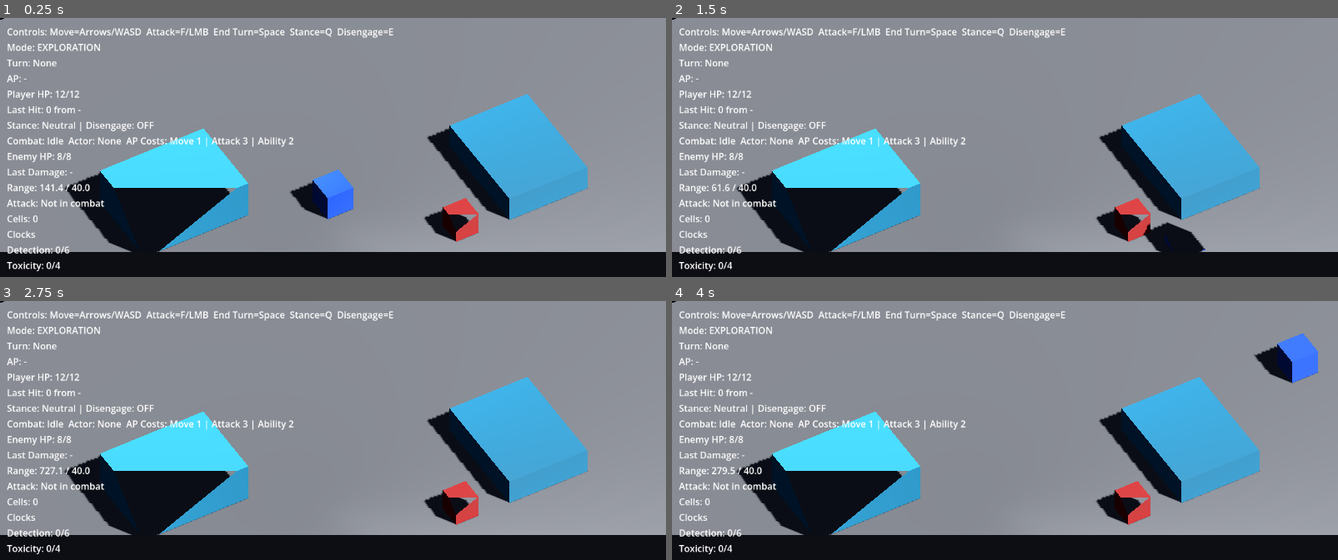
Above: before the commit, frames 1-4 (two rows, left to right).
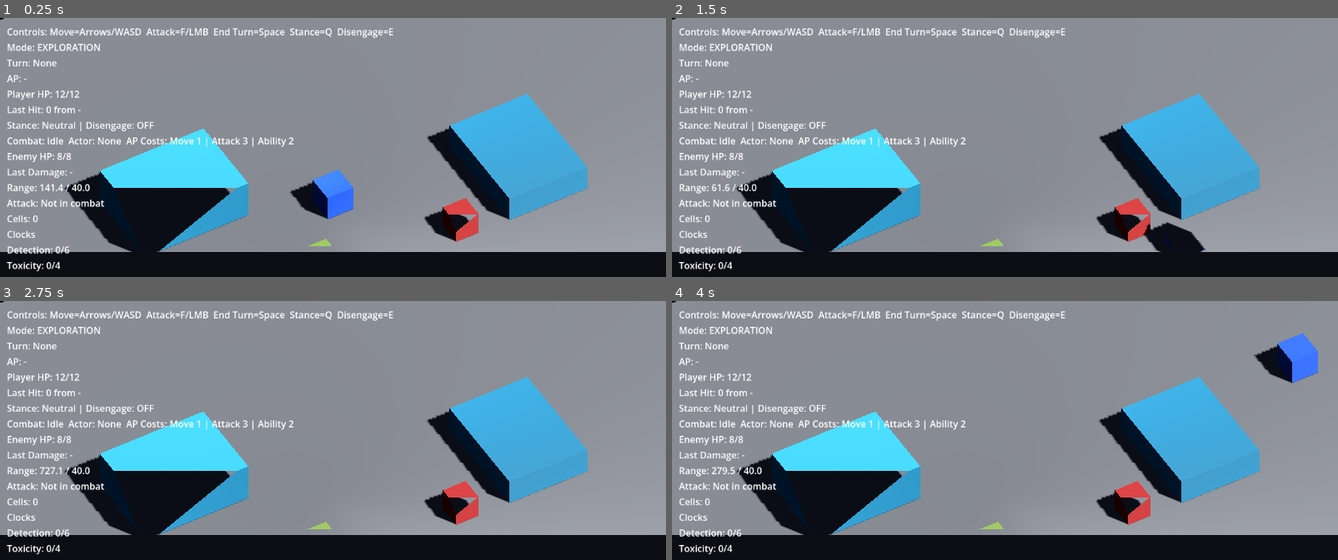
Above: after the commit, the same moments.

Repository: whelanworkmaster/cogs-and-catalysts
Game: Godot game, scene res://scenes/main.tscn
The game is run twice, just before and just after one commit, with the same random seed, the same clock (stepped at 60 frames per second) and the same inputs.
Inputs (mouse positions are in pixels of both pictures, inside the frame that each line leads up to):
- Up to frame 1 (0.25 s): no input
- Up to frame 2 (1.5 s): tap Enter (ui_accept) at 0.5, 0.77, 1.25 s; move the mouse to (1151, 186) at 0.52 s; hold Right (ui_right) 0.53-1.28 s; tap F (attack) at 0.6 s; click (1151, 186) at 0.67 s; move the mouse to (871, 222) at 1.27 s; hold Down (ui_down) from 1.28 s (still down); tap E (disengage) at 1.35 s
- Up to frame 3 (2.75 s): tap Enter (ui_accept) at 1.52 s; move the mouse to (399, 404) at 2.02 s; release Down (ui_down) at 2.03 s; hold Right (ui_right) from 2.03 s (still down); tap Q (stance_cycle) at 2.1 s
- Up to frame 4 (4 s): move the mouse to (outside the picture) at 2.77 s; release Right (ui_right) at 2.78 s; hold Up (ui_up) 2.78-3.53 s; tap Space at 2.85 s; click (outside the picture) at 2.92 s; tap Enter (ui_accept) at 3.02, 3.5, 3.77 s; move the mouse to (1204, 544) at 3.52 s; hold Left (ui_left) from 3.53 s (still down); tap R at 3.6 s

The runs differ from the first frame. In frame 1, less than 0.1% of the frame differs, in the area x 46-50%, y 85-89%; in frame 2, less than 0.1%; in frame 3, less than 0.1%; in frame 4, less than 0.1%.

Commit message:
Port hazards to 3D: steam vent and mutagenic cell (Phase 6)
Rewrite steam_vent.gd as Area3D with CSGBox3D visual and tall
detection shape. Rewrite mutagenic_cell.gd as Node3D with emissive
CSGBox3D and SphereShape3D pickup area. Update enemy cell drop to
assign Vector3 directly.

Co-Authored-By: Claude Opus 4.5 <noreply@anthropic.com>

Diff:
--- a/scenes/main.tscn
+++ b/scenes/main.tscn
@@ -7,6 +7,7 @@
 [ext_resource type="PackedScene" uid="uid://d1k6rj0x6c2mj" path="res://scenes/player.tscn" id="7_player"]
 [ext_resource type="PackedScene" uid="uid://c6d45ey1whev" path="res://scenes/enemy.tscn" id="8_enemy"]
 [ext_resource type="Script" path="res://scripts/world/elevation_area.gd" id="9_elev"]
+[ext_resource type="Script" path="res://scripts/world/steam_vent.gd" id="10_vent"]
 
 [sub_resource type="Environment" id="Environment_1"]
 background_mode = 1
@@ -60,6 +61,10 @@
 elevation_height = 32.0
 building_size = Vector3(96, 32, 128)
 
+[node name="SteamVent1" type="Area3D" parent="."]
+script = ExtResource("10_vent")
+transform = Transform3D(1, 0, 0, 0, 1, 0, 0, 0, 1, -50, 0, 60)
+
 [node name="CombatHUD" parent="." instance=ExtResource("3_2h1x5")]
 
 [node name="GameOver" parent="." instance=ExtResource("6_game_over")]
--- a/scripts/actors/enemy.gd
+++ b/scripts/actors/enemy.gd
@@ -235,8 +235,7 @@
 		scene.add_child(cell)
 	else:
 		get_parent().add_child(cell)
-	# MutagenicCell is still Node2D until Phase 6 — assign XZ as 2D position
-	cell.global_position = Vector2(global_position.x, global_position.z)
+	cell.global_position = global_position
 
 func _apply_elevation_visuals() -> void:
 	global_position.y = current_elevation_height
--- a/scripts/world/mutagenic_cell.gd
+++ b/scripts/world/mutagenic_cell.gd
@@ -1,9 +1,9 @@
-extends Node2D
+extends Node3D
 
 class_name MutagenicCell
 
 @export var value: int = 1
-var pickup_area: Area2D
+var pickup_area: Area3D
 
 func _ready() -> void:
 	_create_visual()
@@ -11,26 +11,32 @@
 	_start_pulse()
 
 func _create_visual() -> void:
-	var color_rect := ColorRect.new()
-	color_rect.size = Vector2(12, 12)
-	color_rect.color = Color(0.2, 0.95, 0.6)
-	color_rect.position = Vector2(-6, -6)
-	add_child(color_rect)
+	var mesh := CSGBox3D.new()
+	mesh.name = "CellMesh"
+	mesh.size = Vector3(12, 12, 12)
+	mesh.transform.origin = Vector3(0, 6, 0)
+	var mat := StandardMaterial3D.new()
+	mat.albedo_color = Color(0.2, 0.95, 0.6)
+	mat.emission_enabled = true
+	mat.emission = Color(0.2, 0.95, 0.6)
+	mat.emission_energy_multiplier = 0.5
+	mesh.material = mat
+	add_child(mesh)
 
 func _start_pulse() -> void:
 	var tween := create_tween()
 	tween.set_loops()
-	tween.tween_property(self, "scale", Vector2(1.15, 1.15), 0.5)
-	tween.tween_property(self, "scale", Vector2(1.0, 1.0), 0.5)
+	tween.tween_property(self, "scale", Vector3(1.15, 1.15, 1.15), 0.5)
+	tween.tween_property(self, "scale", Vector3.ONE, 0.5)
 
 func _create_pickup_area() -> void:
-	pickup_area = Area2D.new()
+	pickup_area = Area3D.new()
 	pickup_area.monitoring = true
 	add_child(pickup_area)
-	var shape := CollisionShape2D.new()
-	var circle := CircleShape2D.new()
-	circle.radius = 12.0
-	shape.shape = circle
+	var shape := CollisionShape3D.new()
+	var sphere := SphereShape3D.new()
+	sphere.radius = 20.0
+	shape.shape = sphere
 	pickup_area.add_child(shape)
 	pickup_area.body_entered.connect(_on_body_entered)
 
--- a/scripts/world/steam_vent.gd
+++ b/scripts/world/steam_vent.gd
@@ -1,4 +1,4 @@
-extends Area2D
+extends Area3D
 
 class_name SteamVent
 
@@ -7,12 +7,36 @@
 @export var affect_player: bool = true
 @export var affect_enemies: bool = false
 @export var cooldown_seconds: float = 0.8
+@export var vent_size: Vector3 = Vector3(32, 4, 32)
+@export var vent_color: Color = Color(0.7, 0.9, 0.3, 0.7)
 
 var _last_trigger_time: Dictionary = {}
 
 func _ready() -> void:
+	add_to_group("steam_vent")
 	monitoring = true
 	body_entered.connect(_on_body_entered)
+	_build_visual()
+	_build_detection_shape()
+
+func _build_visual() -> void:
+	var mesh := CSGBox3D.new()
+	mesh.name = "VentMesh"
+	mesh.size = vent_size
+	mesh.transform.origin = Vector3(0, vent_size.y * 0.5, 0)
+	var mat := StandardMaterial3D.new()
+	mat.albedo_color = vent_color
+	mat.transparency = BaseMaterial3D.TRANSPARENCY_ALPHA
+	mesh.material = mat
+	add_child(mesh)
+
+func _build_detection_shape() -> void:
+	var shape_node := CollisionShape3D.new()
+	var box := BoxShape3D.new()
+	box.size = Vector3(vent_size.x, vent_size.y + 32.0, vent_size.z)
+	shape_node.shape = box
+	shape_node.transform.origin = Vector3(0, (vent_size.y + 32.0) * 0.5, 0)
+	add_child(shape_node)
 
 func _on_body_entered(body: Node) -> void:
 	if not _should_affect(body):
